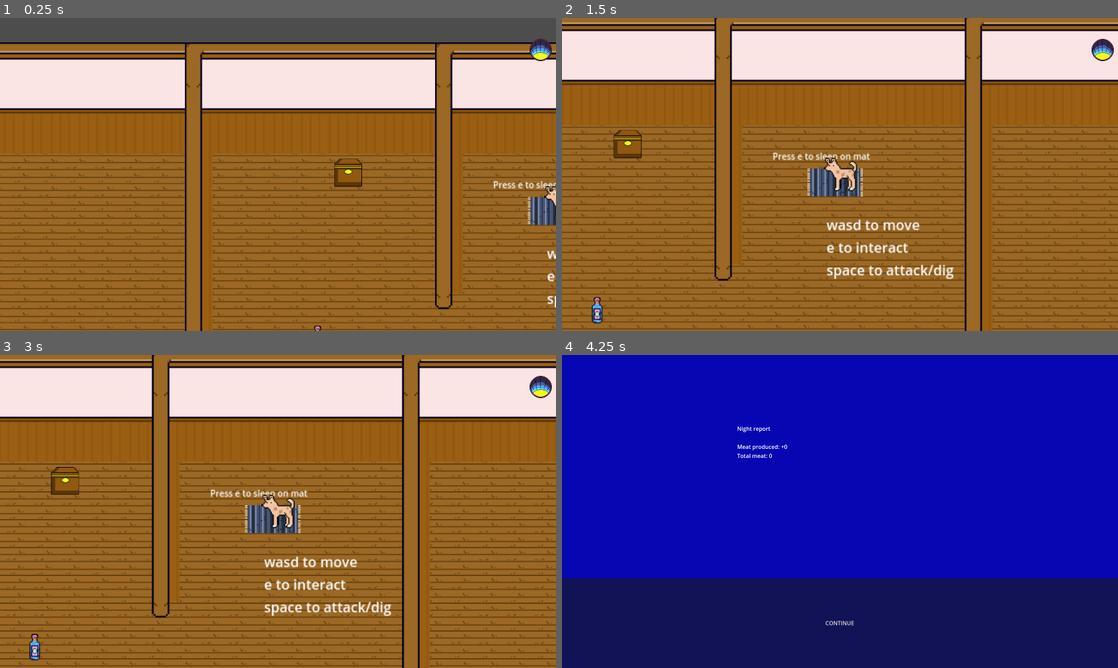
Above: before the commit, frames 1-4 (two rows, left to right).
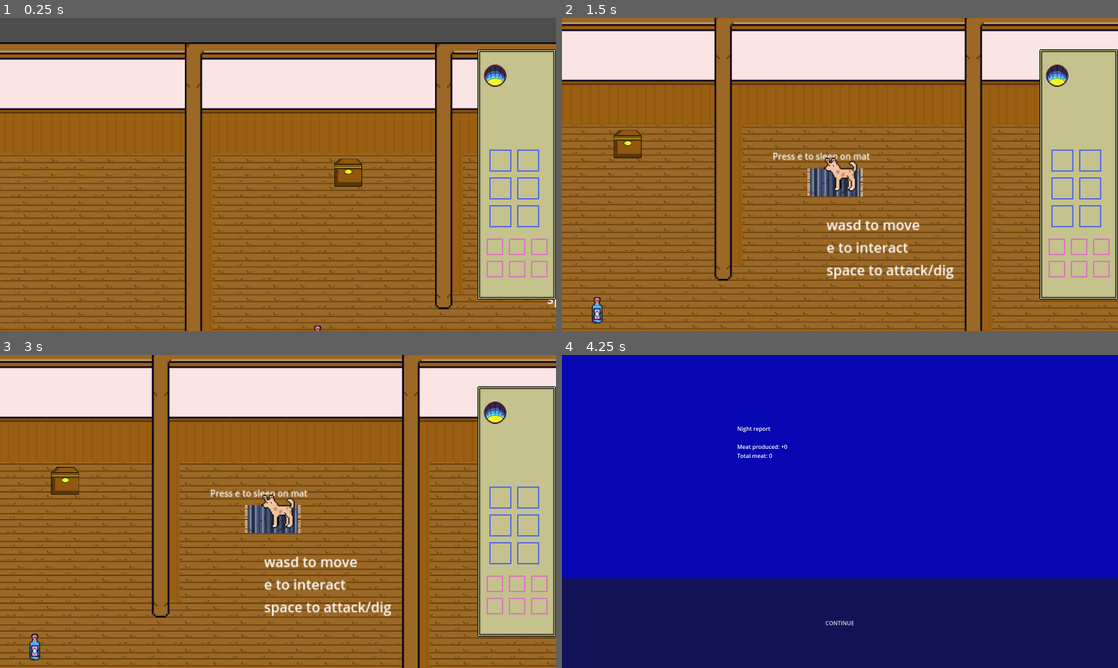
Above: after the commit, the same moments.

Repository: inkaonkala/AnimalRevolution
Game: Godot game, scene res://Scenes/Main.tscn
Two runs of this game, one before a commit and one after it. Both use one fixed random seed, a clock stepped at 60 frames per second and the inputs below.
Inputs:
- Up to frame 1 (0.25 s): no input
- Up to frame 2 (1.5 s): tap E (interact) at 0.5 s; hold D (move_right) 0.53-1.25 s; tap Space (attack) at 0.6 s; click "CONTINUE" at 1.25 s
- Up to frame 3 (3 s): tap E (interact) at 2, 2.1 s; hold S (move_down) 2.03-2.75 s; click "CONTINUE" at 2.75 s
- Up to frame 4 (4.25 s): tap E (interact) at 3.5 s; hold D (move_right) from 3.53 s (still down); tap Space (attack) at 3.6 s

The runs differ from the first frame. In frame 1, 11% of the frame differs, in the area x 85-100%, y 6-90%; in frame 2, 11%; in frame 3, 11%; in frame 4, nothing differs.

Commit message:
updated sideBar, BUT it's not good

Diff:
--- a/Scenes/Main.tscn
+++ b/Scenes/Main.tscn
@@ -1,8 +1,9 @@
-[gd_scene load_steps=14 format=3 uid="uid://b68r2scjeqgfc"]
+[gd_scene load_steps=15 format=3 uid="uid://b68r2scjeqgfc"]
 
 [ext_resource type="Script" uid="uid://uux8owbv5jwo" path="res://Scripts/main.gd" id="1_grg3l"]
 [ext_resource type="PackedScene" uid="uid://b1phauu4lt1e8" path="res://Scenes/player.tscn" id="2_frkhe"]
 [ext_resource type="Script" uid="uid://ch4vkydycpmht" path="res://Scripts/SideBar.gd" id="3_1p5hy"]
+[ext_resource type="Texture2D" uid="uid://cgybcl21xswfv" path="res://Assets/SideBar/sidebar_base.png" id="4_1p5hy"]
 [ext_resource type="PackedScene" uid="uid://b8b2cyf36auww" path="res://Scenes/Floors/Rooftop.tscn" id="4_h1m7h"]
 [ext_resource type="PackedScene" uid="uid://ta717pvkxahs" path="res://Scenes/Floors/5_DogFloor.tscn" id="5_erwvk"]
 [ext_resource type="PackedScene" uid="uid://hm3q3v5kw6kc" path="res://Scenes/PickUpStuff.tscn" id="6_2w5on"]
@@ -22,17 +23,33 @@
 [node name="CanvasSideBar" type="CanvasLayer" parent="."]
 script = ExtResource("3_1p5hy")
 
-[node name="TimeIcon" type="TextureRect" parent="CanvasSideBar"]
+[node name="TextureRect" type="TextureRect" parent="CanvasSideBar"]
+z_index = 21
+anchors_preset = 6
+anchor_left = 1.0
+anchor_top = 0.5
+anchor_right = 1.0
+anchor_bottom = 0.5
+offset_left = -256.0
+offset_top = -360.0
+offset_bottom = 360.0
+grow_horizontal = 0
+grow_vertical = 2
+texture = ExtResource("4_1p5hy")
+
+[node name="TimeIcon" type="TextureRect" parent="CanvasSideBar/TextureRect"]
+layout_mode = 1
 anchors_preset = 1
 anchor_left = 1.0
 anchor_right = 1.0
-offset_left = -52.0
-offset_top = 60.0
-offset_right = -12.0
-offset_bottom = 100.0
+offset_left = -183.0
+offset_top = 44.0
+offset_right = -143.0
+offset_bottom = 84.0
 grow_horizontal = 0
 
 [node name="SideBarUI" type="Control" parent="CanvasSideBar"]
+z_index = 22
 layout_mode = 3
 anchors_preset = 1
 anchor_left = 1.0
@@ -43,10 +60,10 @@
 
 [node name="TextureRect0" type="TextureRect" parent="CanvasSideBar/SideBarUI"]
 layout_mode = 0
-offset_left = -40.0
-offset_top = 400.0
-offset_right = 24.0
-offset_bottom = 464.0
+offset_left = -153.0
+offset_top = 379.0
+offset_right = -89.0
+offset_bottom = 443.0
 
 [node name="InveZero" type="Label" parent="CanvasSideBar/SideBarUI/TextureRect0"]
 layout_mode = 0
@@ -55,10 +72,10 @@
 
 [node name="TextureRect1" type="TextureRect" parent="CanvasSideBar/SideBarUI"]
 layout_mode = 0
-offset_left = -40.0
-offset_top = 450.0
-offset_right = 24.0
-offset_bottom = 514.0
+offset_left = -70.0
+offset_top = 378.0
+offset_right = -6.0
+offset_bottom = 442.0
 
 [node name="Inve1" type="Label" parent="CanvasSideBar/SideBarUI/TextureRect1"]
 layout_mode = 0
@@ -67,10 +84,10 @@
 
 [node name="TextureRect2" type="TextureRect" parent="CanvasSideBar/SideBarUI"]
 layout_mode = 0
-offset_left = -40.0
-offset_top = 500.0
-offset_right = 22.0
-offset_bottom = 562.0
+offset_left = -151.0
+offset_top = 458.0
+offset_right = -89.0
+offset_bottom = 520.0
 
 [node name="Inve2" type="Label" parent="CanvasSideBar/SideBarUI/TextureRect2"]
 layout_mode = 0
@@ -79,10 +96,10 @@
 
 [node name="TextureRect3" type="TextureRect" parent="CanvasSideBar/SideBarUI"]
 layout_mode = 0
-offset_left = -40.0
-offset_top = 550.0
-offset_right = 24.0
-offset_bottom = 614.0
+offset_left = -73.0
+offset_top = 457.0
+offset_right = -9.0
+offset_bottom = 521.0
 
 [node name="Inve3" type="Label" parent="CanvasSideBar/SideBarUI/TextureRect3"]
 layout_mode = 0
@@ -91,10 +108,10 @@
 
 [node name="TextureRect4" type="TextureRect" parent="CanvasSideBar/SideBarUI"]
 layout_mode = 0
-offset_left = -40.0
-offset_top = 600.0
-offset_right = 24.0
-offset_bottom = 664.0
+offset_left = -152.0
+offset_top = 539.0
+offset_right = -88.0
+offset_bottom = 603.0
 
 [node name="Inve4" type="Label" parent="CanvasSideBar/SideBarUI/TextureRect4"]
 layout_mode = 0
--- a/Scripts/SideBar.gd
+++ b/Scripts/SideBar.gd
@@ -1,6 +1,6 @@
 extends CanvasLayer
 
-@onready var time_icon: TextureRect = $TimeIcon
+@onready var time_icon: TextureRect = $TextureRect/TimeIcon
 
 #IVENTORY
 @onready var inv_slots := [
Binary file added: Assets/SideBar/sidebar_base.png
Not shown, added: Assets/SideBar/sidebar_base.png.import
